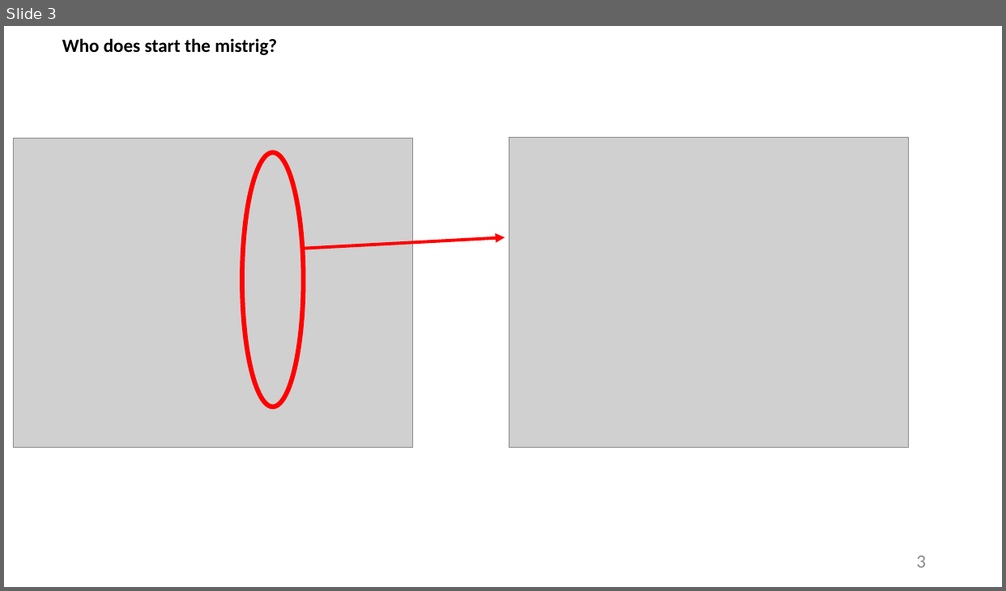
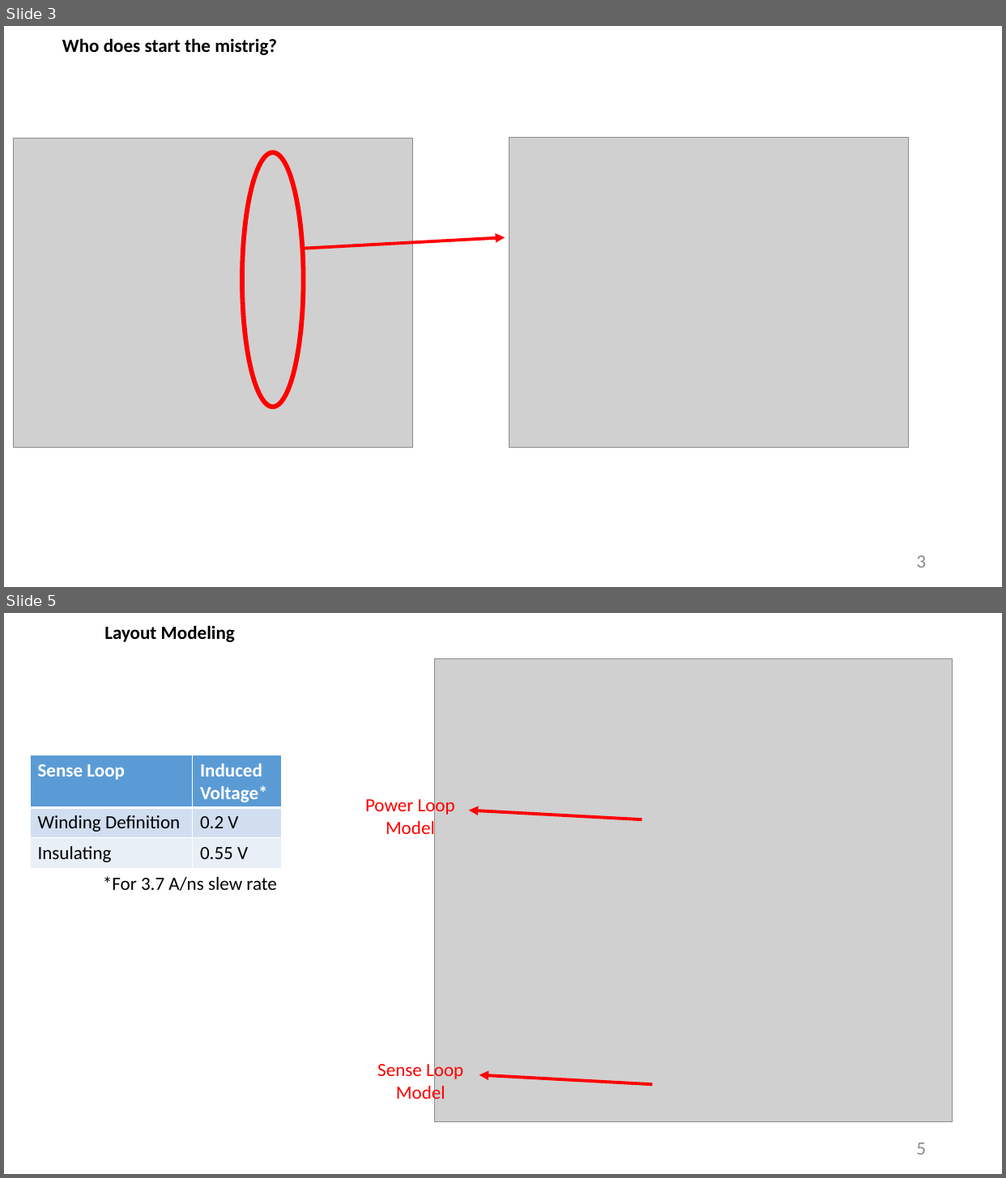
Before and after one commit to furkankarakaya/GaN-Studies, a slide deck: Weekly Reports/2020.03.16 - 2020.03.23.pptx. Shown one above the other, each under a label of ours: slide 3 before the commit, slides 3 and 5 after it; the slides between them are not shown. The pictures are 1006x591 and 1006x1178 pixels, drawn with LibreOffice and Linux fonts; fonts in the diff are those of the drawing; grey boxes stand for pictures. Boxes give left, top, right and bottom in pixels: in the first picture for what was removed or moved away, otherwise in the second. Text is boxed around its words. In the diff, an @@ line names an element or a change of style, - is before the commit and + after.

```diff
--- a/Weekly Reports/2020.03.16 - 2020.03.23.pptx
+++ b/Weekly Reports/2020.03.16 - 2020.03.23.pptx
@@ slide 5 added at <box>4,613,1002,1174</box>, background #FFFFFF @@
@@ text added at <box>104,625,235,642</box>, 18 pt, text #000000, bold @@
+Layout Modeling
@@ picture added at <box>434,658,952,1122</box> @@
@@ table added at <box>30,756,281,868</box>, 3 rows, 2 columns @@
+Sense Loop | Induced Voltage*
+Winding Definition | 0.2 V
+Insulating | 0.55 V
@@ text added at <box>365,796,455,839</box>, 18 pt, text #FF0000 @@
+Power Loop Model
@@ arrow added from (641, 820) to (469, 811), #FF0000 3 pt @@
@@ text added at <box>103,876,276,891</box>, 18 pt, text #000000 @@
+*For 3.7 A/ns slew rate
@@ text added at <box>377,1061,463,1104</box>, 18 pt, text #FF0000 @@
+Sense Loop Model
@@ arrow added from (652, 1084) to (479, 1076), #FF0000 3 pt @@
@@ page number added at <box>916,1143,926,1155</box>, 18 pt, text #8C8C8C @@
+5
```
Also in this commit, not shown: 1 slide changed, 14 other files.
